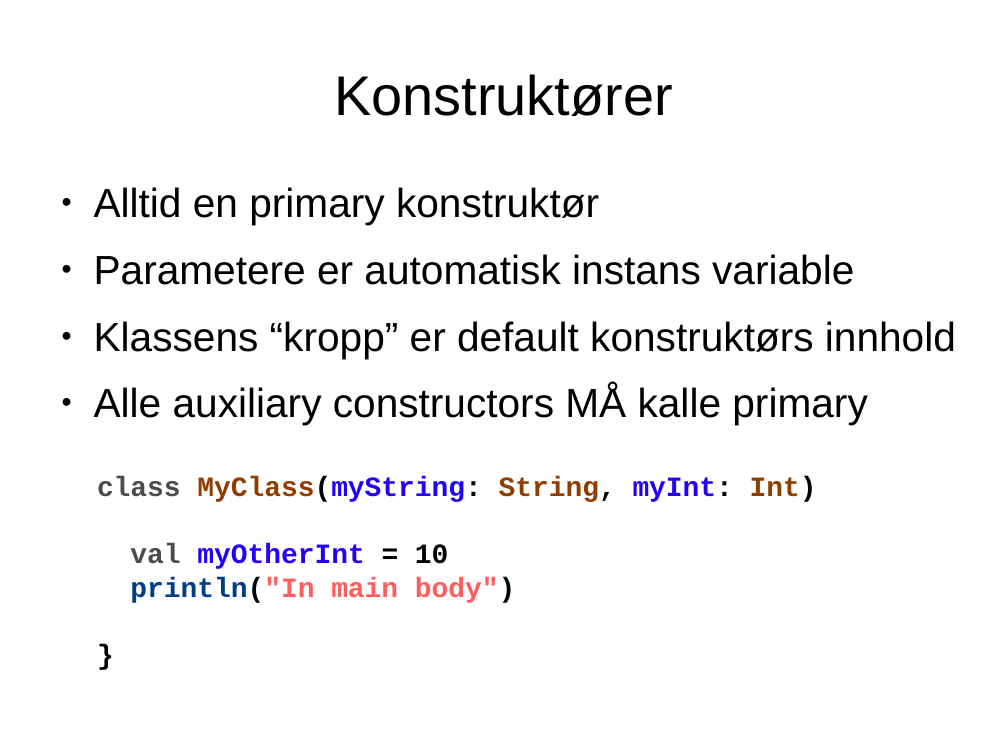
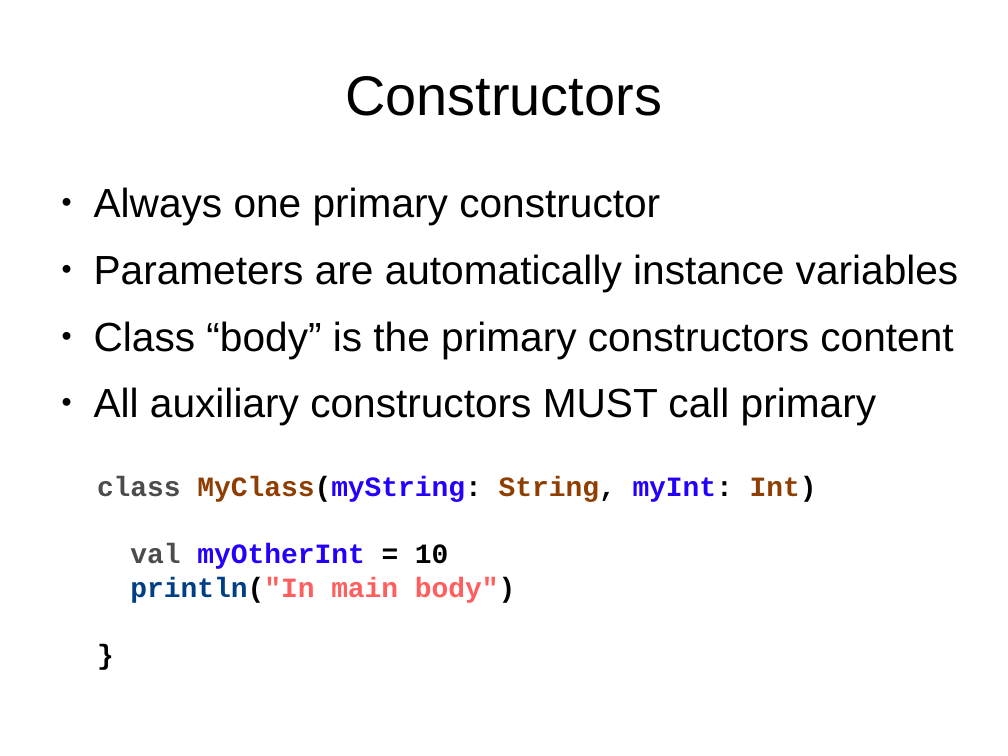
Before and after one commit to javaBin/scala-training-slides, a slide deck: slide 7 of 1.6 - OO-traits.odp. Drawn at 1008x756 pixels with LibreOffice and Linux fonts; fonts in the diff are those of the drawing; background and template pictures are left out. Boxes give left, top, right and bottom in pixels: in the first picture for what was removed or moved away, otherwise in the second. Text is boxed around its words. In the diff, an @@ line names an element or a change of style, - is before the commit and + after.

```diff
--- a/1.6 - OO-traits.odp
+++ b/1.6 - OO-traits.odp
@@ title at (x1=345, y1=76, x2=662, y2=116): text changed @@
-Konstruktører
+Constructors
@@ text at (x1=94, y1=187, x2=959, y2=425): text changed @@
-● Alltid en primary konstruktør
-● Parametere er automatisk instans variable
-● Klassens “kropp” er default konstruktørs innhold
-● Alle auxiliary constructors MÅ kalle primary
+● Always one primary constructor
+● Parameters are automatically instance variables
+● Class “body” is the primary constructors content
+● All auxiliary constructors MUST call primary
```
Also in this commit, not shown: 12 other slides changed.
